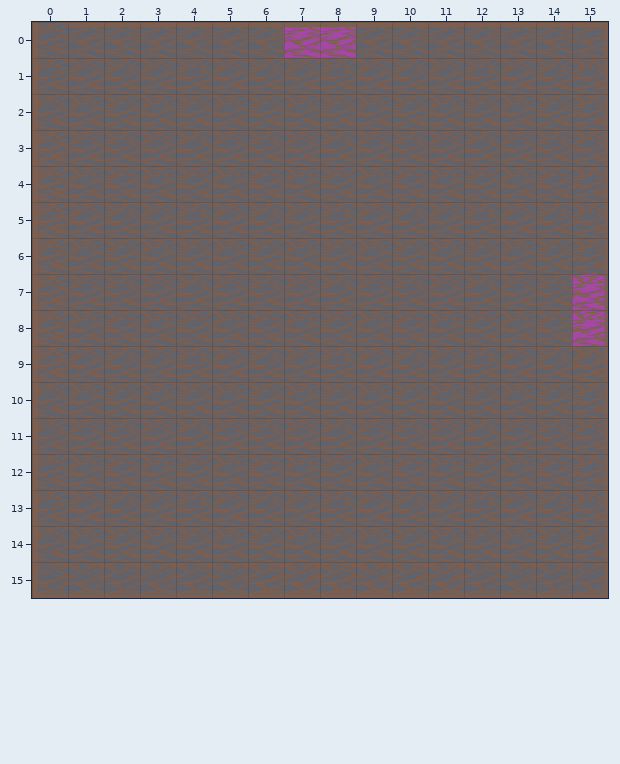
An edit to a level. Tiled map, android/assets/Room1.tmx. Above, as it was before the edit.
Cells are 64x64 px. Shown: x 0..15, y 0..15.
Once edited:
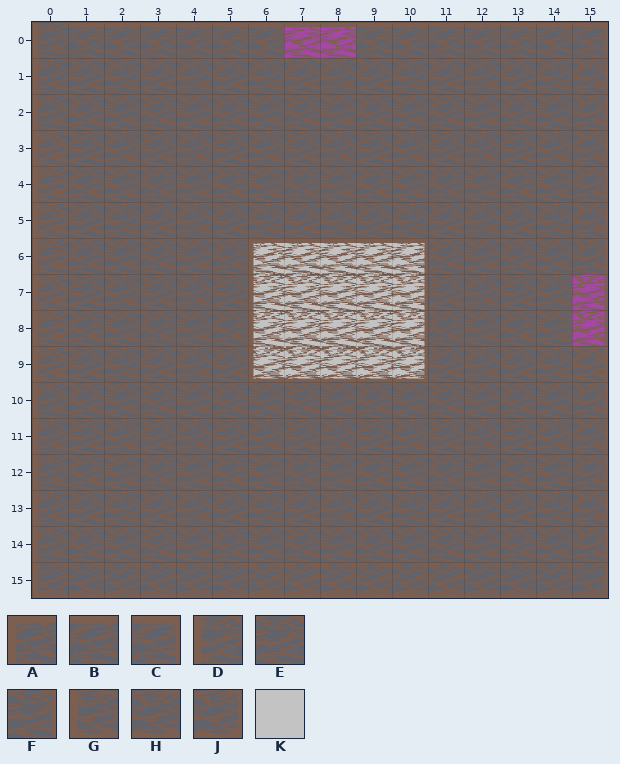
Key: from "cavefloor": A 0, B 1, C 2, D 3, E 4, F 5, G 6, H 7, J 8; from "simpletiles": K 0.
_ is an empty cell.
The exact change:
Layer "Ground":
y 6..9: x 6..10 EEEEE -> KKKKK
Layer "Walls":
y 6: x 6..10 _____ -> ABBBC
y 7..8: x 6..10 _____ -> DEEEF
y 9: x 6..10 _____ -> GHHHJ
